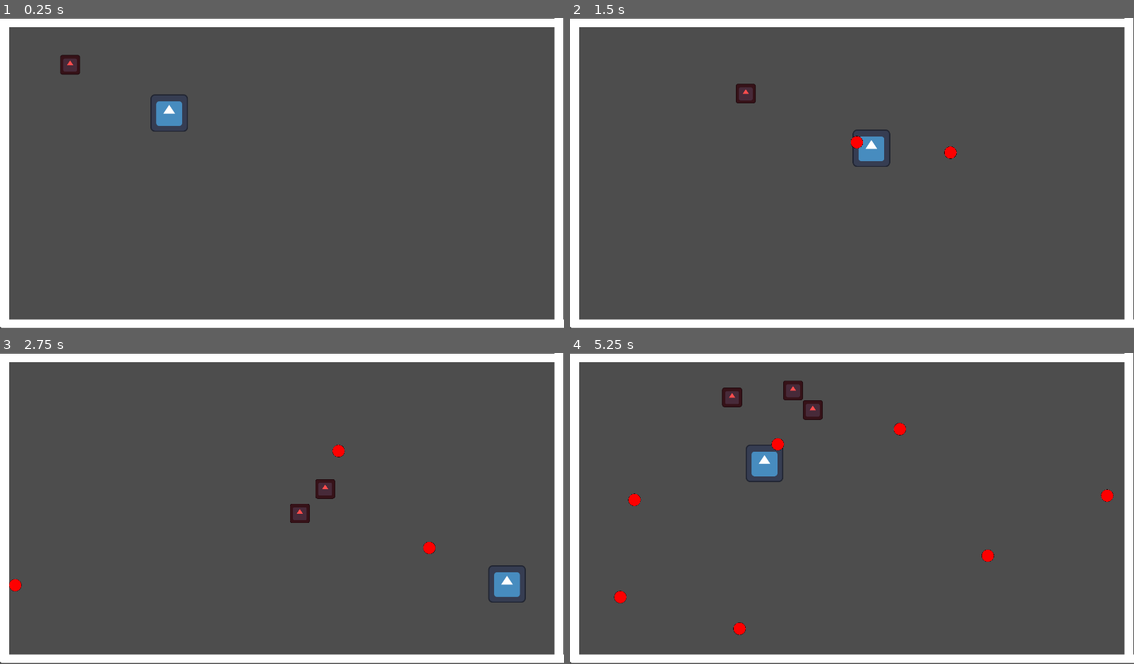
Above: before the commit, frames 1-4 (two rows, left to right).
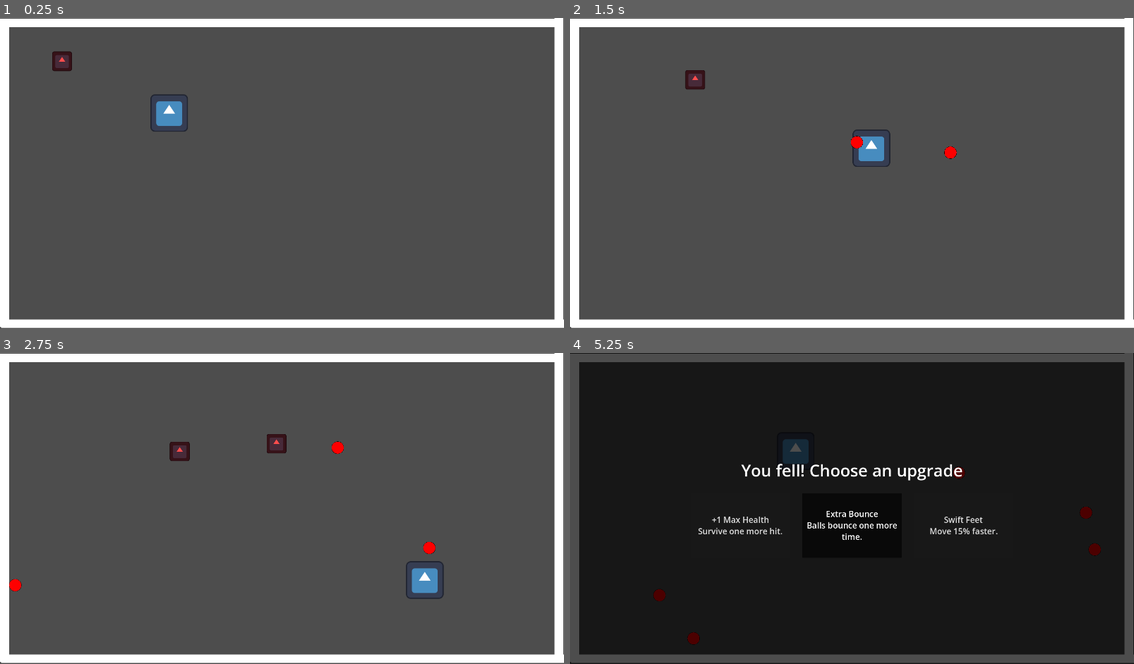
Above: after the commit, the same moments.

Repository: Krishlin/bouncybow
Game: Godot game, scene res://Scenes/MainScene.tscn
Two runs of this game, one before a commit and one after it. Both use one fixed random seed, a clock stepped at 60 frames per second and the inputs below. The engine's default icon, where the game draws it, is replaced by a stand-in: a white triangle on a blue panel in a dark square.
Inputs (mouse positions are in pixels of both pictures, inside the frame that each line leads up to):
- Up to frame 1 (0.25 s): no input
- Up to frame 2 (1.5 s): move the mouse to (976, 157) at 0.52 s; hold D (right) 0.53-1.28 s; click (976, 157) at 0.67 s; move the mouse to (739, 189) at 1.27 s; hold S (down) from 1.28 s (still down); click (739, 189) at 1.42 s
- Up to frame 3 (2.75 s): move the mouse to (338, 440) at 2.02 s; release S (down) at 2.03 s; hold D (right) from 2.03 s (still down); click (338, 440) at 2.17 s
- Up to frame 4 (5.25 s): move the mouse to (823, 570) at 2.77 s; release D (right) at 2.78 s; hold W (up) 2.78-3.53 s; click (823, 570) at 2.92 s; move the mouse to (1021, 555) at 3.52 s; hold A (left) 3.53-5.03 s; click (1021, 555) at 3.67 s; move the mouse to (682, 461) at 4.27 s; click (682, 461) at 4.42 s; move the mouse to (880, 508) at 5.02 s; hold S (down) from 5.03 s (still down); click (880, 508) at 5.17 s

The runs differ from the first frame. In frame 1, 0.3% of the frame differs, in the area x 9-15%, y 10-19%; in frame 2, 0.4%; in frame 3, 1.9%; in frame 4, 100%, in the area x 0-100%, y 0-100%.

Commit message:
Upgrades

Diff:
--- a/Scripts/enemy_spawner.gd
+++ b/Scripts/enemy_spawner.gd
@@ -4,7 +4,7 @@
 @export var player: Node2D
 
 var spawn_time = 2.0
-var max_enemies = 5
+var max_enemies = 4
 var timer = 0.0
 
 
@@ -26,4 +26,3 @@
 
 	enemy.position = spot
 	add_child(enemy)
-	player.speed += 400
--- a/Scripts/enemy_sprite.gd
+++ b/Scripts/enemy_sprite.gd
@@ -2,7 +2,7 @@
 
 @export var player: Node2D
 
-var knockback_strength = 600
+var knockback_strength = 1000
 var knockback_fade = 1500
 var knockback = Vector2.ZERO
 
@@ -18,7 +18,7 @@
 func _physics_process(delta):
 	if not is_instance_valid(player):
 		return
-	var speed = player.speed * 0.5
+	var speed = player.speed * 0.3
 	velocity = position.direction_to(player.position) * speed + knockback
 	move_and_slide()
 
--- a/Scripts/player.gd
+++ b/Scripts/player.gd
@@ -2,8 +2,15 @@
 
 var speed = 600
 const BULLET = preload("res://Scenes/ball.tscn")
+const UPGRADE_MENU = preload("res://Scripts/upgrade_menu.gd")
+var max_health = 3
 var health = 3
 var invulnerable_time = 0.0
+
+# Upgradeable stats
+var shoot_cooldown = 0.5
+var ball_bounces = 3
+var ball_speed = 800.0
 
 @onready var shoot_timer: Timer = $Timer
 
@@ -34,7 +41,33 @@
 	health -= 1
 	invulnerable_time = 0.5
 	if health <= 0:
-		queue_free()
+		_on_out_of_health()
+
+
+func _on_out_of_health() -> void:
+	# Kill every enemy, pause the game and let the player pick an upgrade.
+	get_tree().call_group("enemies", "die")
+	get_tree().paused = true
+	var menu = UPGRADE_MENU.new()
+	menu.upgrade_chosen.connect(_apply_upgrade)
+	get_tree().current_scene.add_child(menu)
+
+
+func _apply_upgrade(id: String) -> void:
+	match id:
+		"max_health":
+			max_health += 1
+		"speed":
+			speed *= 1.15
+		"fire_rate":
+			shoot_cooldown *= 0.8
+		"bounces":
+			ball_bounces += 1
+		"ball_speed":
+			ball_speed *= 1.2
+	health = max_health
+	invulnerable_time = 1.0
+	get_tree().paused = false
 
 func spawn_bullet(pos: Vector2, direction: Vector2) -> void:
 	var instance = BULLET.instantiate()
@@ -42,6 +75,8 @@
 	get_tree().current_scene.add_child(instance)
 	instance.global_position = pos
 	instance.direction = direction
+	instance.max_bounces = ball_bounces
+	instance.speed = ball_speed
 
 func _unhandled_input(event: InputEvent) -> void:
 	if event is InputEventMouseButton and event.button_index == MOUSE_BUTTON_LEFT and event.pressed:
@@ -52,4 +87,4 @@
 			spawn_bullet(global_position, dir)
 
 
-			shoot_timer.start(0.5)
+			shoot_timer.start(shoot_cooldown)
--- /dev/null
+++ b/Scripts/upgrade_menu.gd
@@ -0,0 +1,61 @@
+extends CanvasLayer
+## Pause menu shown when the player runs out of health.
+## Offers 3 random upgrades; picking one applies it and resumes the game.
+
+signal upgrade_chosen(id: String)
+
+const UPGRADES = [
+	{"id": "max_health", "title": "+1 Max Health", "desc": "Survive one more hit."},
+	{"id": "speed", "title": "Swift Feet", "desc": "Move 15% faster."},
+	{"id": "fire_rate", "title": "Quick Shot", "desc": "Shoot 20% more often."},
+	{"id": "bounces", "title": "Extra Bounce", "desc": "Balls bounce one more time."},
+	{"id": "ball_speed", "title": "Fast Ball", "desc": "Balls travel 20% faster."},
+]
+
+
+func _ready() -> void:
+	layer = 10
+	process_mode = Node.PROCESS_MODE_ALWAYS
+
+	var dim := ColorRect.new()
+	dim.color = Color(0, 0, 0, 0.7)
+	dim.set_anchors_preset(Control.PRESET_FULL_RECT)
+	add_child(dim)
+
+	var center := CenterContainer.new()
+	center.set_anchors_preset(Control.PRESET_FULL_RECT)
+	add_child(center)
+
+	var vbox := VBoxContainer.new()
+	vbox.add_theme_constant_override("separation", 40)
+	center.add_child(vbox)
+
+	var title := Label.new()
+	title.text = "You fell! Choose an upgrade"
+	title.horizontal_alignment = HORIZONTAL_ALIGNMENT_CENTER
+	title.add_theme_font_size_override("font_size", 56)
+	vbox.add_child(title)
+
+	var row := HBoxContainer.new()
+	row.add_theme_constant_override("separation", 40)
+	row.alignment = BoxContainer.ALIGNMENT_CENTER
+	vbox.add_child(row)
+
+	var pool := UPGRADES.duplicate()
+	pool.shuffle()
+	for i in 3:
+		var upgrade: Dictionary = pool[i]
+		var button := Button.new()
+		button.text = "%s\n\n%s" % [upgrade.title, upgrade.desc]
+		button.custom_minimum_size = Vector2(340, 220)
+		button.add_theme_font_size_override("font_size", 28)
+		button.autowrap_mode = TextServer.AUTOWRAP_WORD_SMART
+		button.pressed.connect(_on_pick.bind(upgrade.id))
+		row.add_child(button)
+		if i == 0:
+			button.grab_focus.call_deferred()
+
+
+func _on_pick(id: String) -> void:
+	upgrade_chosen.emit(id)
+	queue_free()
Not shown, added: Scripts/upgrade_menu.gd.uid
Binary file added: Spites/Tiny RPG Character Asset Pack 01 v2.0 -Free Soldier&Orc/Arrow(Projectile)/Arrow01(100x100).png
Binary file added: Spites/Tiny RPG Character Asset Pack 01 v2.0 -Free Soldier&Orc/Arrow(Projectile)/Arrow01(32x32).png
Binary file added: Spites/Tiny RPG Character Asset Pack 01 v2.0 -Free Soldier&Orc/Aseprite file/Orc.aseprite
Binary file added: Spites/Tiny RPG Character Asset Pack 01 v2.0 -Free Soldier&Orc/Aseprite file/Soldier.aseprite
Binary file added: Spites/Tiny RPG Character Asset Pack 01 v2.0 -Free Soldier&Orc/Characters(100x100 split)/Orc/Orc with shadows/Orc.png
Binary file added: Spites/Tiny RPG Character Asset Pack 01 v2.0 -Free Soldier&Orc/Characters(100x100 split)/Orc/Orc with shadows/Orc_Attack01.png
Binary file added: Spites/Tiny RPG Character Asset Pack 01 v2.0 -Free Soldier&Orc/Characters(100x100 split)/Orc/Orc with shadows/Orc_Attack02.png
Binary file added: Spites/Tiny RPG Character Asset Pack 01 v2.0 -Free Soldier&Orc/Characters(100x100 split)/Orc/Orc with shadows/Orc_Death.png
Binary file added: Spites/Tiny RPG Character Asset Pack 01 v2.0 -Free Soldier&Orc/Characters(100x100 split)/Orc/Orc with shadows/Orc_Hurt.png
Binary file added: Spites/Tiny RPG Character Asset Pack 01 v2.0 -Free Soldier&Orc/Characters(100x100 split)/Orc/Orc with shadows/Orc_Idle.png
Binary file added: Spites/Tiny RPG Character Asset Pack 01 v2.0 -Free Soldier&Orc/Characters(100x100 split)/Orc/Orc with shadows/Orc_Walk.png
(and 27 more such lines)
